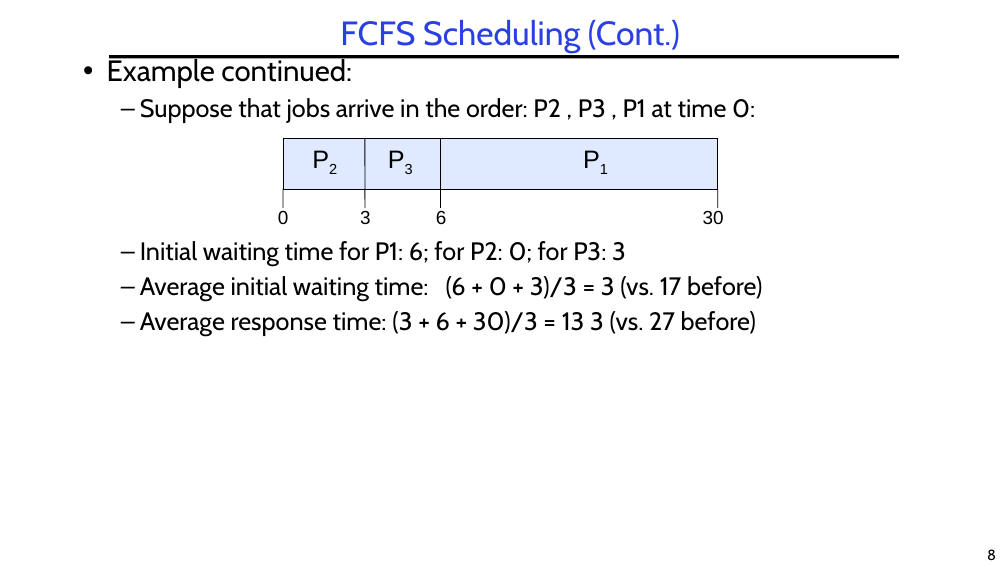
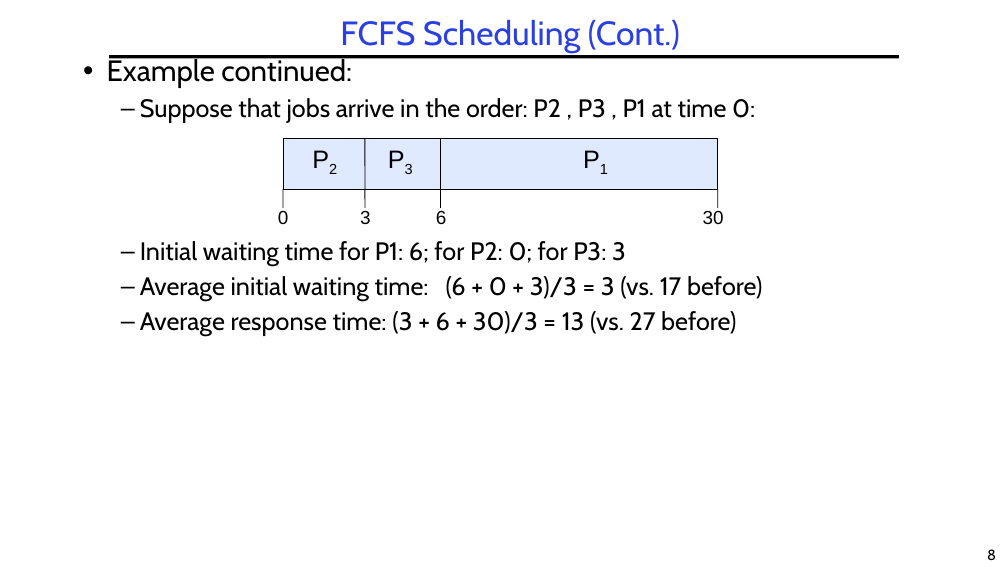
Before and after one commit to guhofstra/CSC256Fa25, a slide deck: slide 8 of PPTs/L5-Scheduling.pptx. Drawn at 1008x567 pixels with LibreOffice and Linux fonts; fonts in the diff are those of the drawing. Boxes give left, top, right and bottom in pixels: in the first picture for what was removed or moved away, otherwise in the second. Text is boxed around its words. In the diff, an @@ line names an element or a change of style, - is before the commit and + after.

```diff
--- a/PPTs/L5-Scheduling.pptx
+++ b/PPTs/L5-Scheduling.pptx
@@ text at bbox=[140, 311, 736, 336]: text changed @@
-  – Average response time: (3 + 6 + 30)/3 = 13 3 (vs. 27 before)
+  – Average response time: (3 + 6 + 30)/3 = 13 (vs. 27 before)
```
Also in this commit, not shown: 3 other slides changed, 1 slide added, 21 other files.
